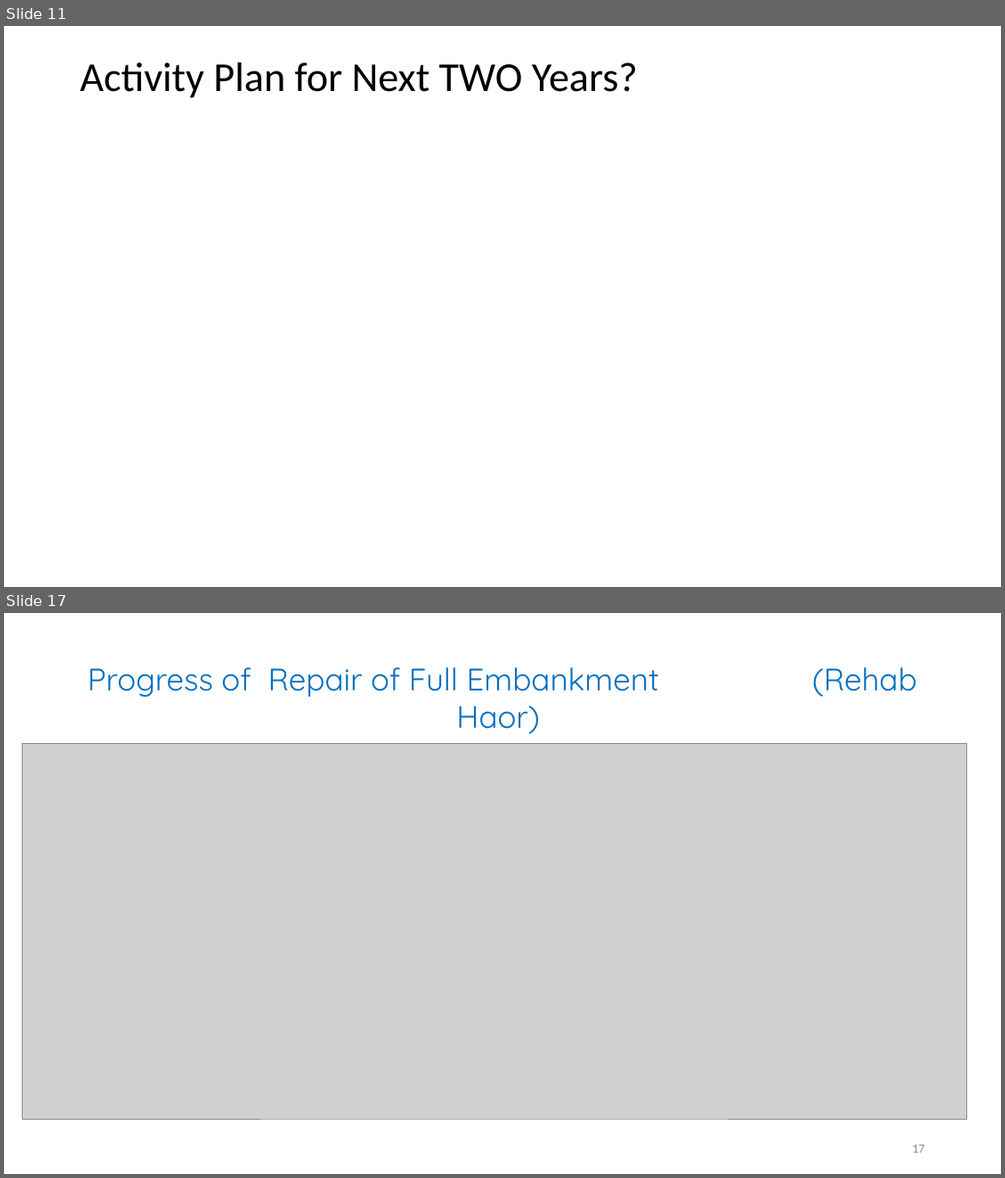
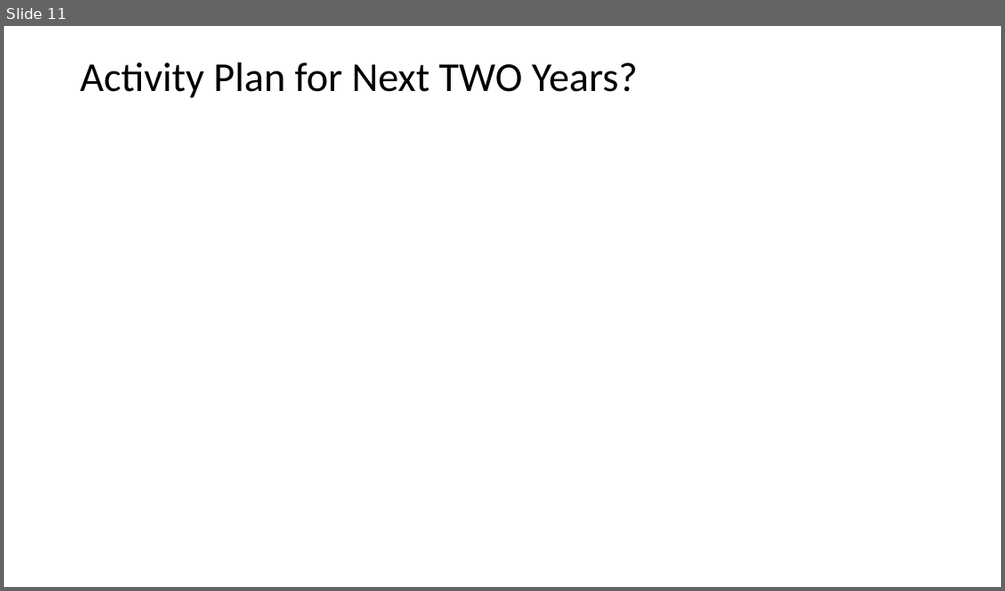
Before and after one commit to jakariapervez/cmis6, a slide deck: Civilworks cost/Work Schedule/PPT on Follow UP of JICA Meeting on 18_11_20202/Follow UP on JICA Meeting and Actions Required To Taken.pptx. Shown one above the other, each under a label of ours: slides 11 and 17 before the commit, slide 11 after it; the slides between them are not shown. The pictures are 1005x1178 and 1005x591 pixels, drawn with LibreOffice and Linux fonts; fonts in the diff are those of the drawing; grey boxes stand for pictures; background and template pictures are left out. Boxes give left, top, right and bottom in pixels: in the first picture for what was removed or moved away, otherwise in the second. Text is boxed around its words. In the diff, an @@ line names an element or a change of style, - is before the commit and + after.

```diff
--- a/Civilworks cost/Work Schedule/PPT on Follow UP of JICA Meeting on 18_11_20202/Follow UP on JICA Meeting and Actions Required To Taken.pptx
+++ b/Civilworks cost/Work Schedule/PPT on Follow UP of JICA Meeting on 18_11_20202/Follow UP on JICA Meeting and Actions Required To Taken.pptx
@@ slide 17 removed at (4, 613, 1001, 1174), background #FFFFFF @@
@@ title removed at (88, 667, 917, 697) @@
-Progress of Repair of Full Embankment (Rehab Haor)
@@ picture removed at (22, 743, 966, 1119) @@
@@ page number removed at (912, 1144, 924, 1152) @@
-17
```
Also in this commit, not shown: 2 slides changed, 1 slide added, 10 other slides removed, 3 other files.
